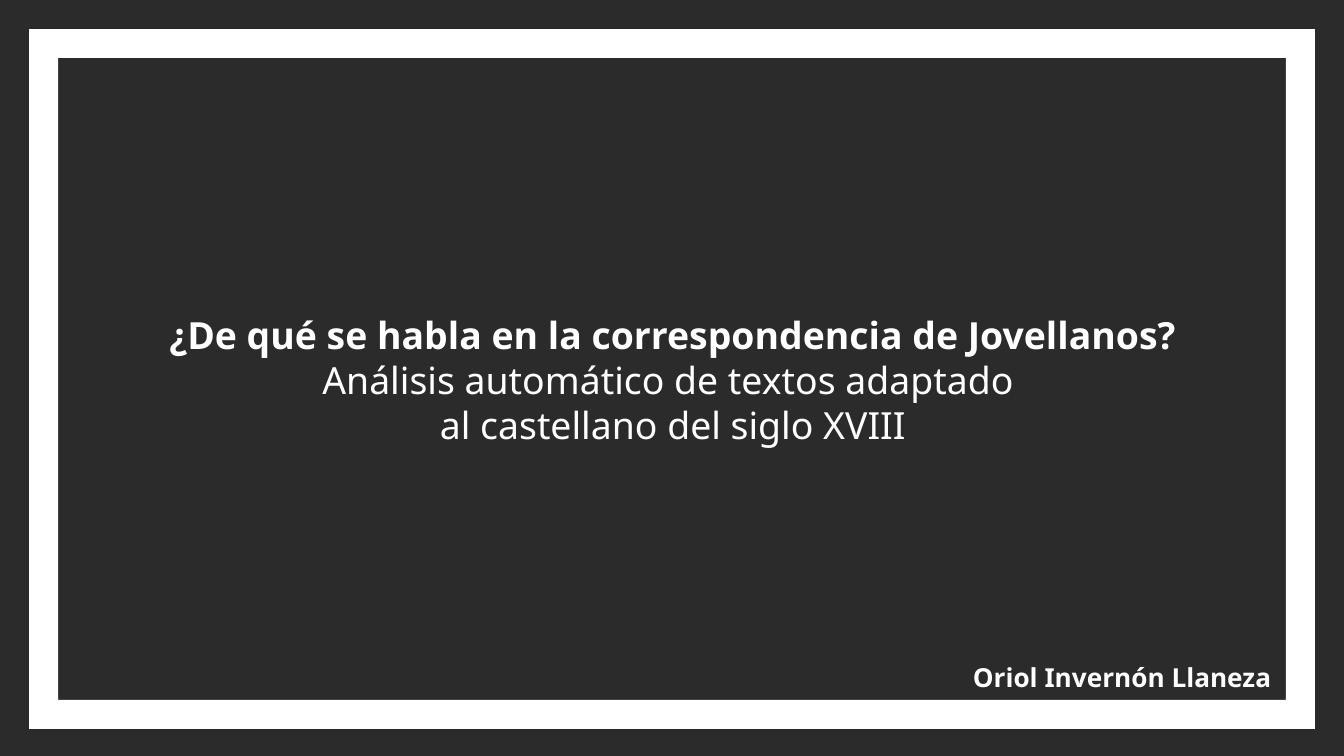
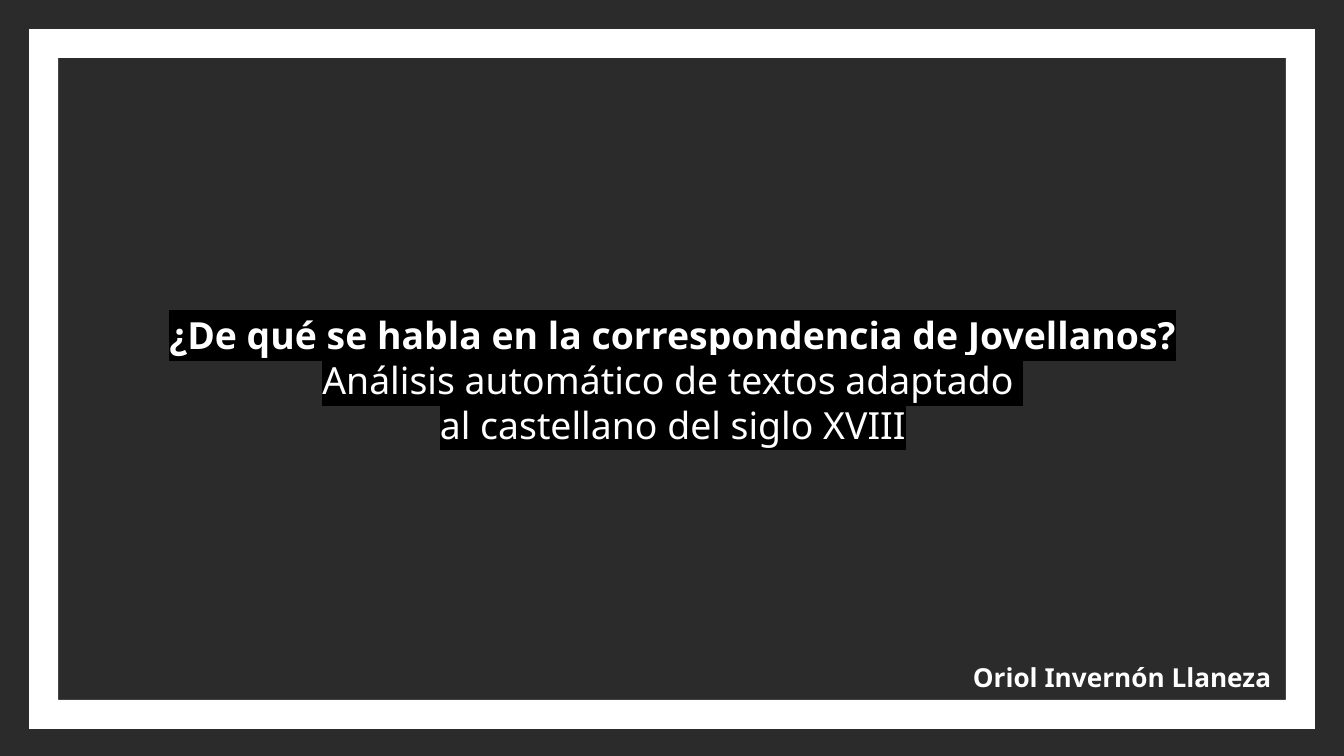
Before and after one commit to OriolInvernonLlaneza/Practicas-TFG, a slide deck: slide 1 of ppt/Jovellanos.pptx. Drawn at 1344x756 pixels with LibreOffice and Linux fonts; fonts in the diff are those of the drawing; background and template pictures are left out; a plain dark background stands for a picture behind light text. Boxes give left, top, right and bottom in pixels: in the first picture for what was removed or moved away, otherwise in the second. Text is boxed around its words. In the diff, an @@ line names an element or a change of style, - is before the commit and + after.

```diff
--- a/ppt/Jovellanos.pptx
+++ b/ppt/Jovellanos.pptx
@@ title "¿De qué se habla en ..." at [169, 320, 1176, 448]: highlight none to #000000 @@
```
Also in this commit, not shown: 5 other slides changed, 6 slides added, 8 other files.
